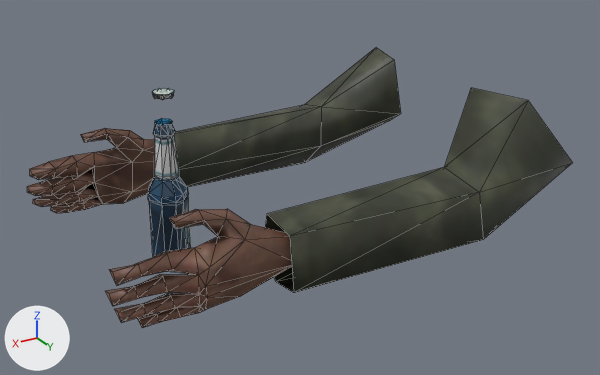
What one commit did to the Blender file source/models/machines/v_perk/mesh.blend.
Camera for both pictures: a 50 mm camera at (54.8, 67.7, 28.5) aimed at (11.5, -4.4, -7.6). Arrows for +X, +Y and +Z are at lower left; the lights stay in place. Mesh edges are drawn as thin lines. The same objects are shown in both versions, whatever each file hides.

The older version as bpy lines, for what is in view:
```python
mat_material = principled_material('Material')
mat_material.texture = img_texture_0_png
me_nzp_hands_ms3d_m = bpy.data.meshes.new('nzp_hands.ms3d.m')
me_nzp_hands_ms3d_m.from_pydata(...)  # 309 vertices, 546 faces; spans x -23.5..26.4, y -18.9..18.9, z -6.4..12.3
me_nzp_hands_ms3d_m.materials.append(mat_material)  # picture img_texture_0_png
ob_nzp_hands_ms3d_mo = bpy.data.objects.new('nzp_hands.ms3d.mo', me_nzp_hands_ms3d_m)
ob_nzp_hands_ms3d_mo.location = (10.78, -6.43, -7.37)
```
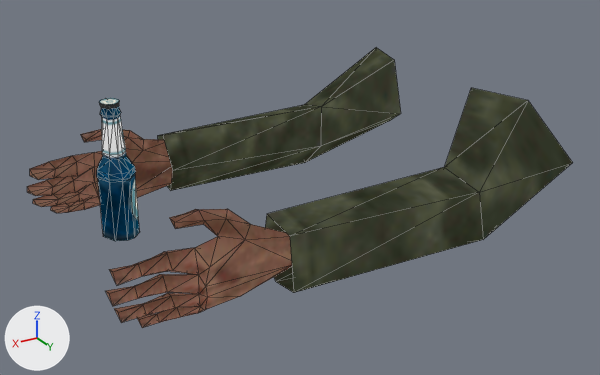
Where the change shows, as pixel boxes (x1, y1, x2, y2) in the pictures (600 x 375 px; the box of a moved part takes in the faces that stretch with it):
'nzp_hands.ms3d.mo', recoloured, reshaped
    both: (27, 48, 573, 328)
part 1 of me_nzp_hands_ms3d_m, moved or reshaped
    before: (148, 118, 191, 257)
    after: (97, 106, 140, 241)
part 2 of me_nzp_hands_ms3d_m, moved or reshaped
    before: (152, 88, 174, 100)
    after: (99, 98, 119, 109)

The change, as a diff of the scene's bpy script:
```diff
--- a/source/models/machines/v_perk/mesh.blend.py
+++ b/source/models/machines/v_perk/mesh.blend.py
@@ mat_material @@
-mat_material = principled_material('Material')
+mat_material = emission_material('Material')
 mat_material.texture = img_texture_0_png
@@ me_nzp_hands_ms3d_m @@
 me_nzp_hands_ms3d_m.from_pydata(...)  # 309 vertices, 546 faces; spans x -23.5..26.4, y -18.9..18.9, z -6.4..12.3
 # used by ob_nzp_hands_ms3d_mo; location = (10.78, -6.43, -7.37)
+# me_nzp_hands_ms3d_m part 1: the loose piece of 83 vertices spanning x 13.2..17.3, y -2.9..1.6, z -6.4..9.3 is moved by (2.5, -8.7, 0.0)
+# me_nzp_hands_ms3d_m part 2: the loose piece of 28 vertices spanning x 13.9..16.0, y -1.5..0.6, z 11.7..12.3 is moved by (2.8, -8.6, -2.9)
 me_nzp_hands_ms3d_m.materials.append(mat_material)
```
